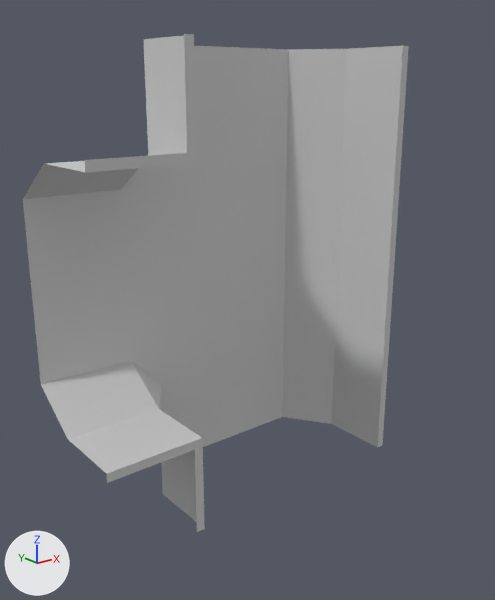
An edit to the FBX model Game/Assets/Art/FBX/TSection_4x5m.fbx, drawn before and after from the same camera.
Before and after are seen from a 50 mm lens placed at (-2.51, -7.26, 2.08), pointed at (1.94, -1.69, -0.14). Arrows for +X, +Y and +Z are at lower left; the lights stay in place. Where no turn or scale is listed for an object, it has been applied to the vertices.

Script lines for the objects in view, before the commit:
```python
me_mesh = bpy.data.meshes.new('Mesh')
me_mesh.from_pydata(...)  # 129 vertices, 108 faces; spans x 0.0..4.0, y -2.0..-0.55, z -2.5..2.5
me_mesh.materials.append(mat_util_grey)  # light grey #cacaca
# before: 0 (0.0, -2.0, -1.5) at pixel (107, 482), 5 (0.0, -2.0, -1.4) at pixel (106, 473), 9 (1.1, -2.0, -1.5) at pixel (202, 446), 16 (1.1, -2.0, -1.4) at pixel (202, 437), 25 (1.0, -2.0, -1.5) at pixel (194, 449)
# before: 30 (1.0, -2.0, -1.4) at pixel (194, 440), 48 (1.1, -2.0, -2.5) at pixel (204, 528), 50 (1.0, -2.0, -2.5) at pixel (196, 532)
# before: 1 (0.0, -2.0, 1.5) at pixel (84, 160), 2 (0.0, -2.0, 1.4) at pixel (85, 172), 12 (1.1, -2.0, 1.5) at pixel (196, 152), 13 (1.1, -2.0, 1.4) at pixel (196, 163), 26 (1.0, -2.0, 1.4) at pixel (187, 164)
# before: 29 (1.0, -2.0, 1.5) at pixel (187, 152), 43 (1.1, -2.0, 2.5) at pixel (193, 34), 44 (1.0, -2.0, 2.5) at pixel (184, 34)
ob_tsection_4x5m = bpy.data.objects.new('TSection_4x5m', me_mesh)
ob_tsection_4x5m.location = (0.0, 0.0, 0.0)
```
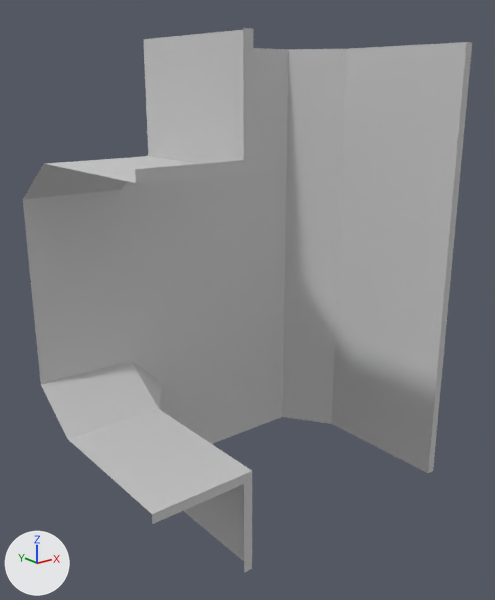
The newer file is also turned or shifted as a whole; pictures and numbers use the older file's frame.

Pixel boxes (x1, y1, x2, y2) of what changed, in the pictures (495 x 600 px; the box of a moved part takes in the faces that stretch with it):
```json
{"object": "TSection_4x5m", "change": "reshaped", "before": [23, 34, 409, 532], "after": [23, 28, 472, 573], "on screen": "16% wider, 9% taller"}
{"part": 1, "of": "me_mesh", "change": "moved or reshaped", "before": [332, 46, 409, 448], "after": [332, 42, 472, 473]}
{"part": 2, "of": "me_mesh", "change": "moved or reshaped", "before": [68, 409, 205, 532], "after": [68, 409, 252, 573]}
{"part": 3, "of": "me_mesh", "change": "moved or reshaped", "before": [46, 34, 197, 172], "after": [46, 28, 253, 183]}
```

The change, as JSON lines over the scene's bpy script:
```json
{"block": "me_mesh", "where": "me_mesh.from_pydata(...)  # 129 vertices, 108 faces; spans x 0.0..4.0, y -2.0..-0.55, z -2.5..2.5"}
{"block": "me_mesh", "where": "# used by ob_tsection_4x5m; location = (0.0, 0.0, 0.0)"}
{"block": "me_mesh", "change": "me_mesh part 1: all 22 vertices in x 3.9..4.0, y -2.0, z -2.5..2.5 are moved by (0.0, -0.82, 0.0)"}
{"block": "me_mesh", "change": "me_mesh part 2"}
{"op": "add", "block": "me_mesh", "code": "for i in [0, 5, 9, 16, 25, 30, 48, 50]: me_mesh.vertices[i].co += Vector((0.0, -0.82, 0.0))"}
{"block": "me_mesh", "change": "me_mesh part 3"}
{"op": "add", "block": "me_mesh", "code": "for i in [1, 2, 12, 13, 26, 29, 43, 44]: me_mesh.vertices[i].co += Vector((0.0, -0.82, 0.0))"}
```
